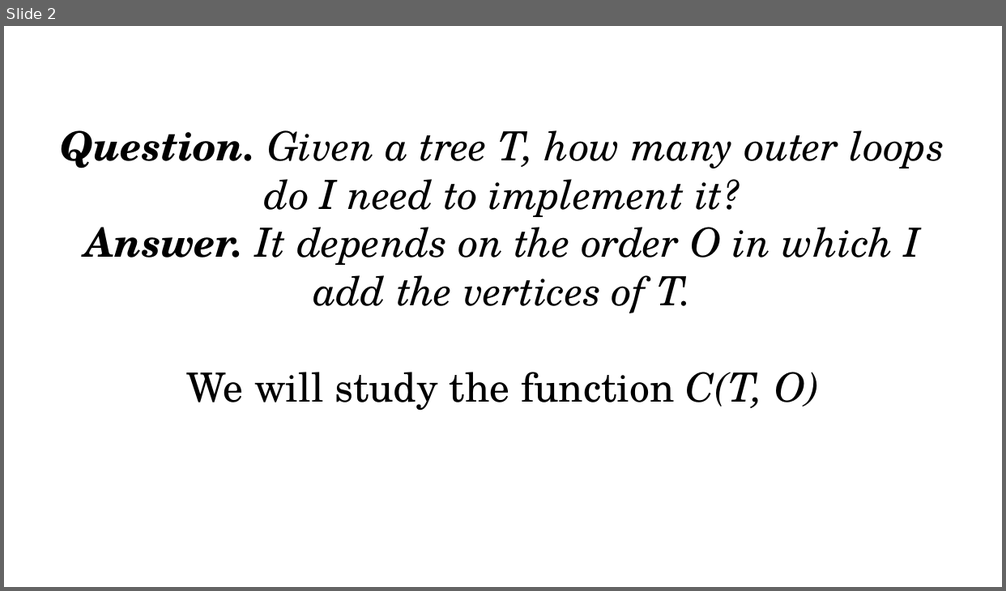
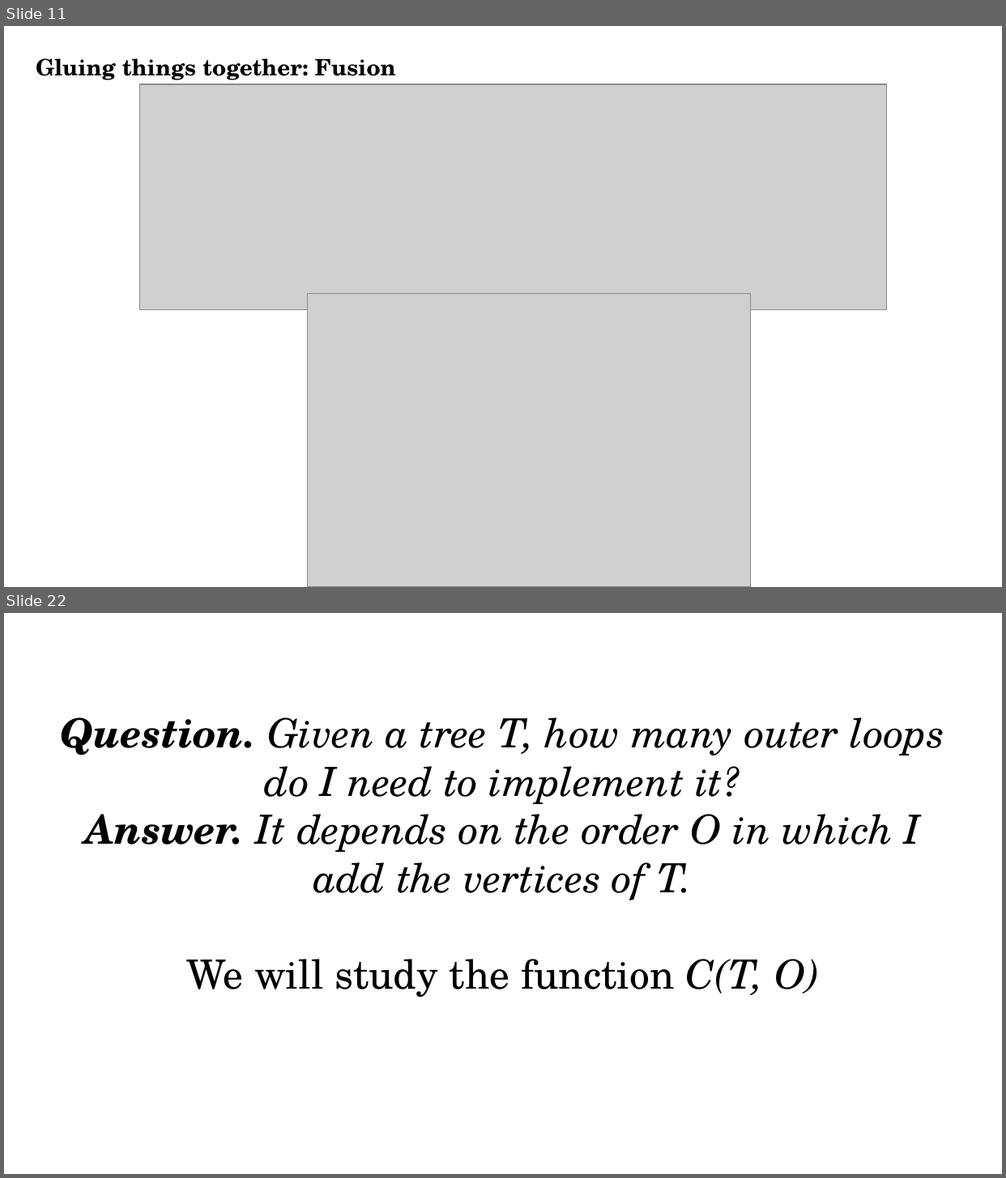
Before and after one commit to thenerdmix/vdsp, a slide deck: presentation/Untitled 1.odp. Shown one above the other, each under a label of ours: slide 2 before the commit, slides 11 and 22 after it; the slides between them are not shown. The pictures are 1006x591 and 1006x1178 pixels, drawn with LibreOffice and Linux fonts; fonts in the diff are those of the drawing; grey boxes stand for pictures. Boxes give left, top, right and bottom in pixels: in the first picture for what was removed or moved away, otherwise in the second. Text is boxed around its words. In the diff, an @@ line names an element or a change of style, - is before the commit and + after.

```diff
--- a/presentation/Untitled 1.odp
+++ b/presentation/Untitled 1.odp
@@ slide 11 added at box(4, 26, 1002, 587), background #FFFFFF @@
@@ text added at box(36, 58, 396, 80), 18 pt, text #000000, bold @@
+Gluing things together: Fusion
@@ picture added at box(140, 84, 887, 310) @@
@@ picture added at box(308, 294, 751, 587) @@
@@ what was slide 2 is now slide 22 @@
```
Also in this commit, not shown: 3 slides changed, 22 other slides added, 1 slide removed, 9 other files.
